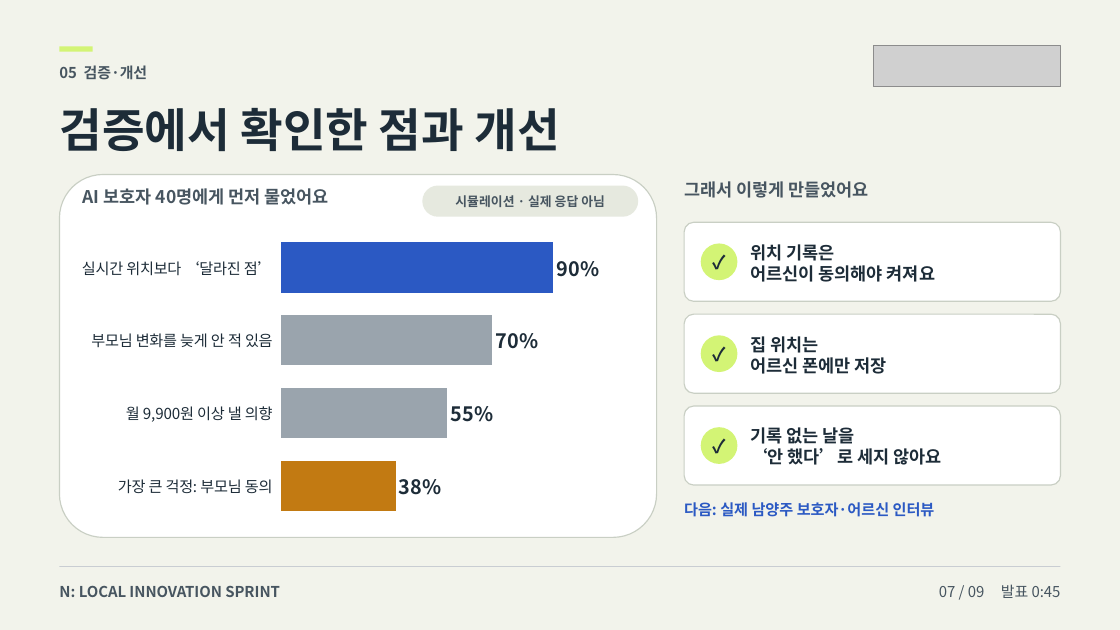
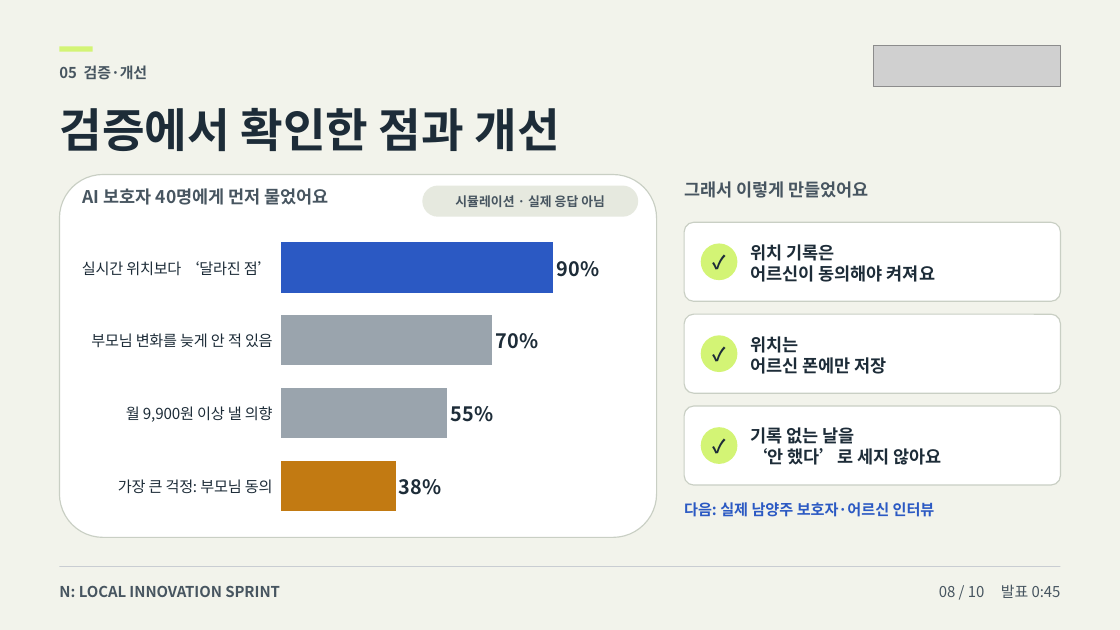
Before and after one commit to howoo101/masil, a slide deck: slide 8 of files/pitch-deck-B.pptx (slide 7 before the commit). Drawn at 1120x630 pixels with LibreOffice and Linux fonts; fonts in the diff are those of the drawing; grey boxes stand for pictures. Boxes give left, top, right and bottom in pixels: in the first picture for what was removed or moved away, otherwise in the second. Text is boxed around its words. In the diff, an @@ line names an element or a change of style, - is before the commit and + after.

```diff
--- a/files/pitch-deck-B.pptx
+++ b/files/pitch-deck-B.pptx
@@ text at (750, 336, 798, 353): text changed @@
-집 위치는
+위치는
@@ text at (939, 584, 1061, 598): text changed @@
-07 / 09 발표 0:45
+08 / 10 발표 0:45
```
Also in this commit, not shown: 8 other slides changed, 1 slide added, 1 other file.
